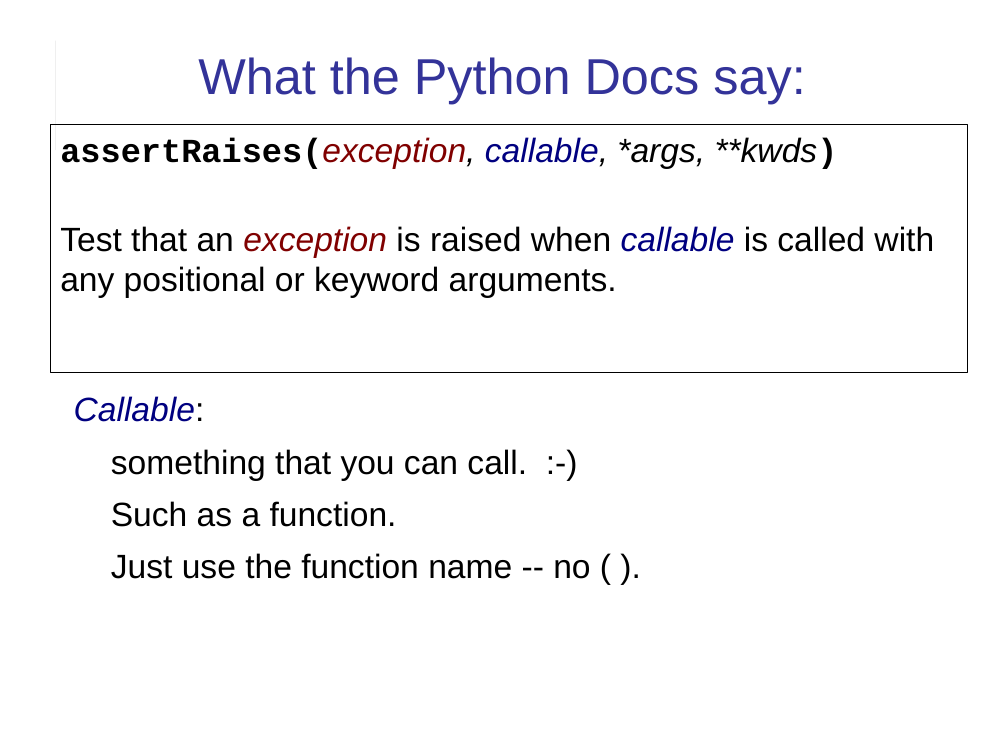
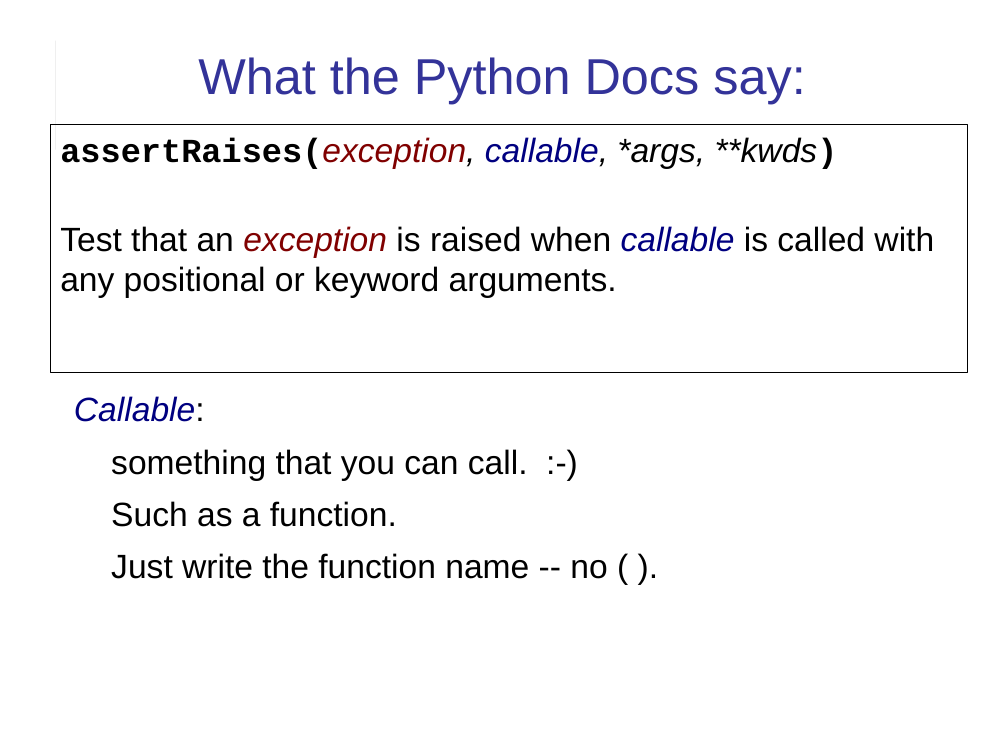
Before and after one commit to cpske/ISP, a slide deck: slide 8 of assignment/feedback/Quiz1-feedback.ppt. Drawn at 1008x756 pixels with LibreOffice and Linux fonts; fonts in the diff are those of the drawing. Boxes give left, top, right and bottom in pixels: in the first picture for what was removed or moved away, otherwise in the second. Text is boxed around its words. In the diff, an @@ line names an element or a change of style, - is before the commit and + after.

```diff
--- a/assignment/feedback/Quiz1-feedback.ppt
+++ b/assignment/feedback/Quiz1-feedback.ppt
@@ text at [111, 553, 607, 579]: text changed @@
-Just use the function name -- no ( ).
+Just write the function name -- no ( ).
```
Also in this commit, not shown: 6 other slides changed, 2 slides added, 4 other files.
